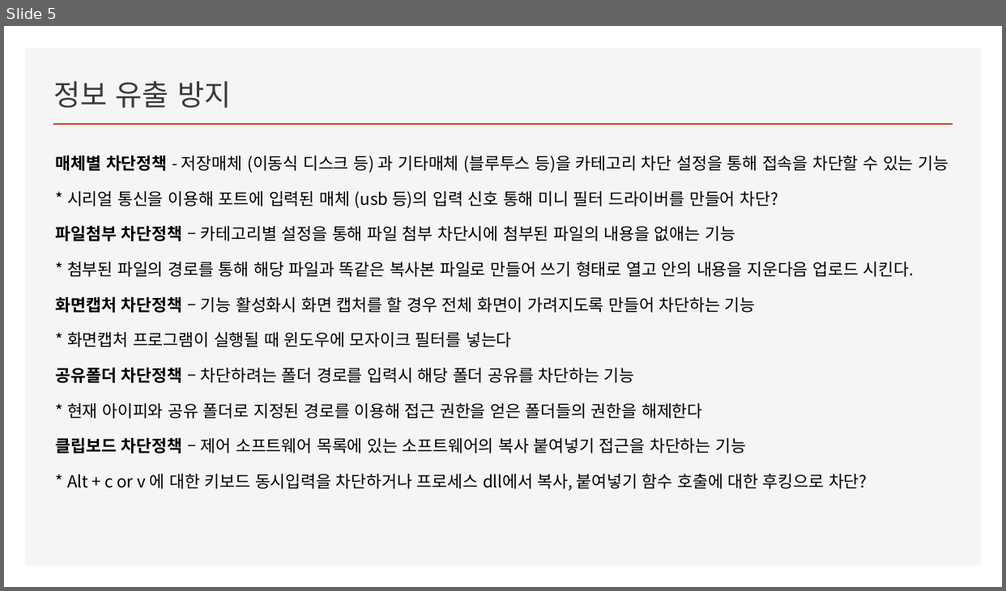
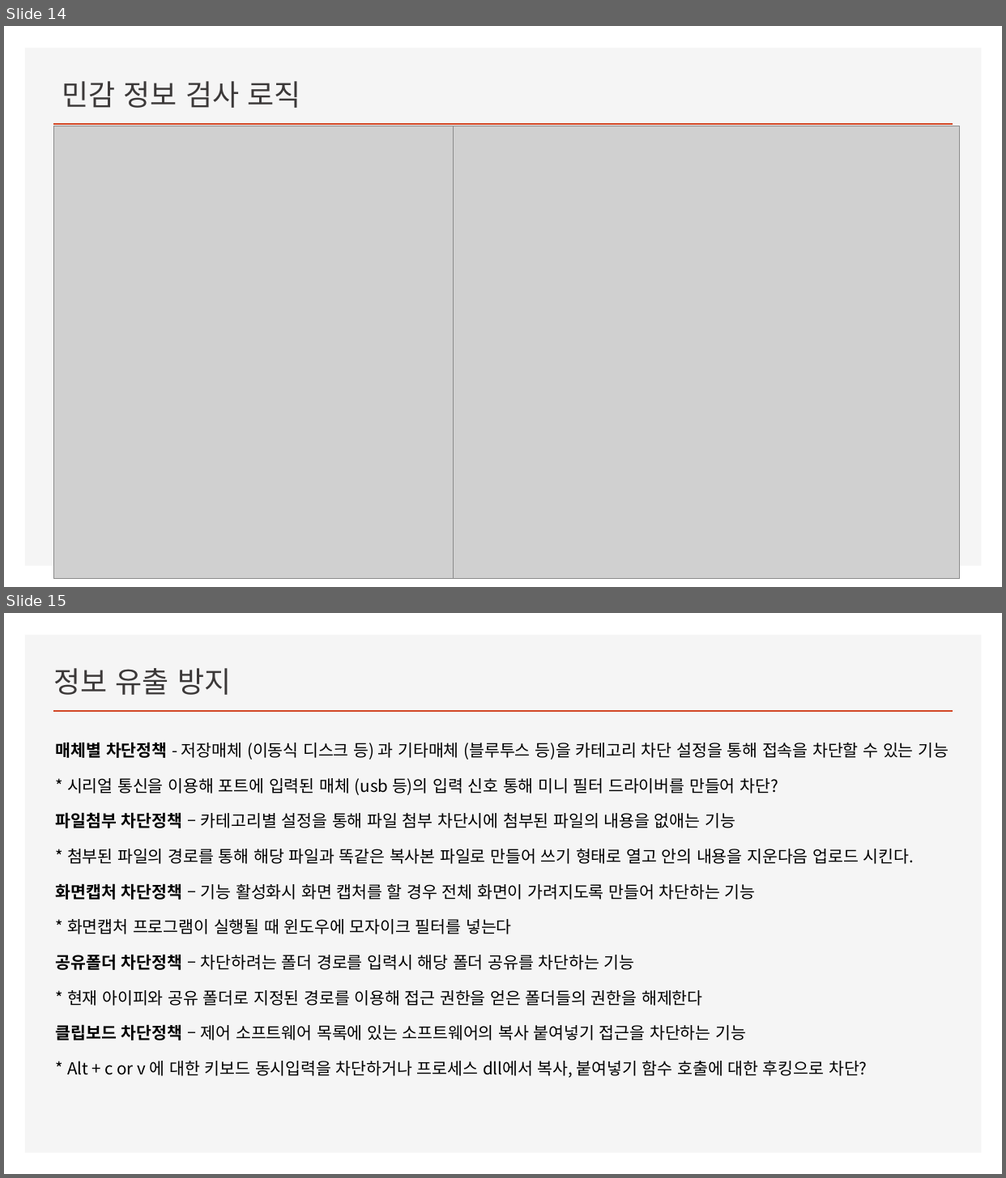
Before and after one commit to wsxc94/DLP-Study, a slide deck: 에이전트발표.pptx. Shown one above the other, each under a label of ours: slide 5 before the commit, slides 14 and 15 after it. The pictures are 1006x591 and 1006x1178 pixels, drawn with LibreOffice and Linux fonts; fonts in the diff are those of the drawing; grey boxes stand for pictures. Boxes give left, top, right and bottom in pixels: in the first picture for what was removed or moved away, otherwise in the second. Text is boxed around its words. In the diff, an @@ line names an element or a change of style, - is before the commit and + after.

```diff
--- a/에이전트발표.pptx
+++ b/에이전트발표.pptx
@@ slide 14 added at box(4, 26, 1002, 587), background #FFFFFF; not listed: 2 template elements that a slide beside it also shows @@
@@ title added at box(62, 81, 300, 108), 28 pt, text #3B3838 @@
+민감 정보 검사 로직
@@ picture added at box(54, 126, 454, 579) @@
@@ picture added at box(454, 126, 959, 579) @@
@@ what was slide 5 is now slide 15 @@
```
Also in this commit, not shown: 2 slides changed, 3 other slides added, 5 other files.
